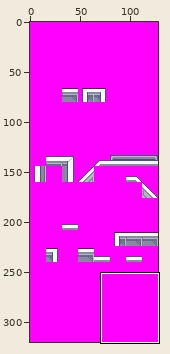
File history of a sprite sheet, porytiles/secondary/hollowlog_city/top.png. The first picture is a wide view before the edit; the outline marks the close-up.
Close-up. Earlier state:
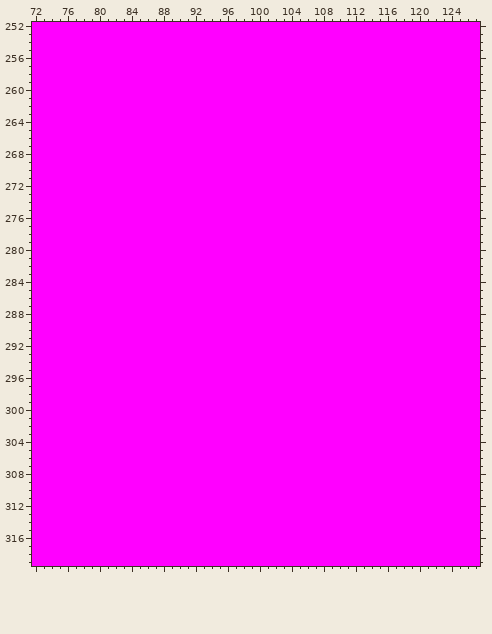
The file is 128x320 pixels. Shown: x 72..127, y 252..319.
The same view after the edit:
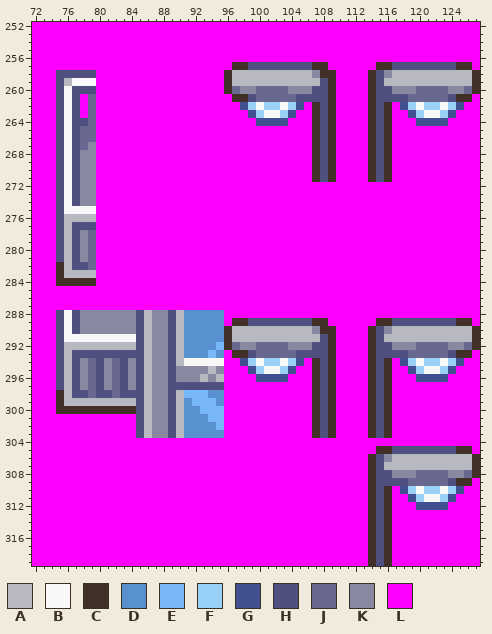
Palette (. is transparent): A #b8b8c0  B #f8f8f8  C #403028  D #5890d0  E #78b8f8  F #98d0f8  G #405090  H #505080  J #686890  K #8888a0  L #ff00ff
Changes in this commit:
Changed rows in their new state; - is an unchanged pixel.
first column x 75:
257 ----------------------CCHHHHHHHHCC------CCHHHHHHHHCC-
258 HHHHH----------------CAAAAAAAAAAKCC----CHKAAAAAAAAAAC
259 HABBB----------------CAAAAAAAAAAAHC----CHAAAAAAAAAAAC
260 HBHHH----------------CJKKJJJJKKKHHC----CHHKKKJJJJKKJC
261 HBH-J-----------------CCHJJJJJHHHHC----CHHHHJJJJJHCC-
262 HBH-J------------------GFBFFBFG-CHC----CHC-GFBFFBFG--
263 HBH-J-------------------GFBBFG--CHC----CHC--GFBBFG---
264 HBHHJ--------------------GGGG---CHC----CHC---GGGG----
265 HBHJJ---------------------------CHC----CHC-----------
266 HBHJJ---------------------------CHC----CHC-----------
267 HBHJK---------------------------CHC----CHC-----------
268 HBHKK---------------------------CHC----CHC-----------
269 HBHKK---------------------------CHC----CHC-----------
270 HBHKK---------------------------CHC----CHC-----------
271 HBHKK---------------------------CHC----CHC-----------
272 HBHKK------------------------------------------------
273 HBHKK------------------------------------------------
274 HBHKK------------------------------------------------
275 HBBBB------------------------------------------------
276 HAAAA------------------------------------------------
277 HAHHH------------------------------------------------
278 HAHKJ------------------------------------------------
279 HAHKJ------------------------------------------------
280 HAHKJ------------------------------------------------
281 HAHKJ------------------------------------------------
282 CAHHJ------------------------------------------------
283 CAAAA------------------------------------------------
284 CCCCC------------------------------------------------
first column x 75:
288 HBHKKKKKKKHAKKHADDDDD--------------------------------
289 HBHKKKKKKKHAKKHADDDDD-CCHHHHHHHHCC------CCHHHHHHHHCC-
290 HBHKKKKKKKHAKKHADDDDDCAAAAAAAAAAKCC----CHKAAAAAAAAAAC
291 HBBBBBBBBBHAKKHADDDDDCAAAAAAAAAAAHC----CHAAAAAAAAAAAC
292 HAAAAAAAAAHAKKHADDDDECJKKJJJJKKKHHC----CHHKKKJJJJKKJC
293 HAHHHHHHHHHAKKHADDDED-CCHJJJJJHHHHC----CHHHHJJJJJHCC-
294 HAHKJHKJHKHAKKHABBBBB--GFBFFBFG-CHC----CHC-GFBFFBFG--
295 HAHKJHKJHKHAKKHKKKKAK---GFBBFG--CHC----CHC--GFBBFG---
296 HAHKJHKJHKHAKKHKKKAKA----GGGG---CHC----CHC---GGGG----
297 HAHKJHKJHKHAKKHHHHHHH-----------CHC----CHC-----------
298 CAHHJHHJHHHAKKHAEEEDD-----------CHC----CHC-----------
299 CAAAAAAAAAHAKKHADEEED-----------CHC----CHC-----------
300 CCCCCCCCCCHAKKHADDEEE-----------CHC----CHC-----------
301 ----------HAKKHADDDEE-----------CHC----CHC-----------
302 ----------HAKKHADDDDE-----------CHC----CHC-----------
303 ----------HAKKHADDDDD-----------CHC----CHC-----------
305 ----------------------------------------CCHHHHHHHHCC-
306 ---------------------------------------CHKAAAAAAAAAAC
307 ---------------------------------------CHAAAAAAAAAAAC
308 ---------------------------------------CHHKKKJJJJKKJC
309 ---------------------------------------CHHHHJJJJJHCC-
310 ---------------------------------------CHC-GFBFFBFG--
311 ---------------------------------------CHC--GFBBFG---
312 ---------------------------------------CHC---GGGG----
313 ---------------------------------------CHC-----------
314 ---------------------------------------CHC-----------
315 ---------------------------------------CHC-----------
316 ---------------------------------------CHC-----------
317 ---------------------------------------CHC-----------
318 ---------------------------------------CHC-----------
319 ---------------------------------------CHC-----------
Boxes around the changes in both close-ups, in picture pixels (x1, y1, x2, y2):
changed: (224, 62, 336, 182)
changed: (368, 62, 480, 182)
changed: (56, 70, 96, 286)
changed: (56, 310, 336, 438)
changed: (368, 318, 480, 566)
